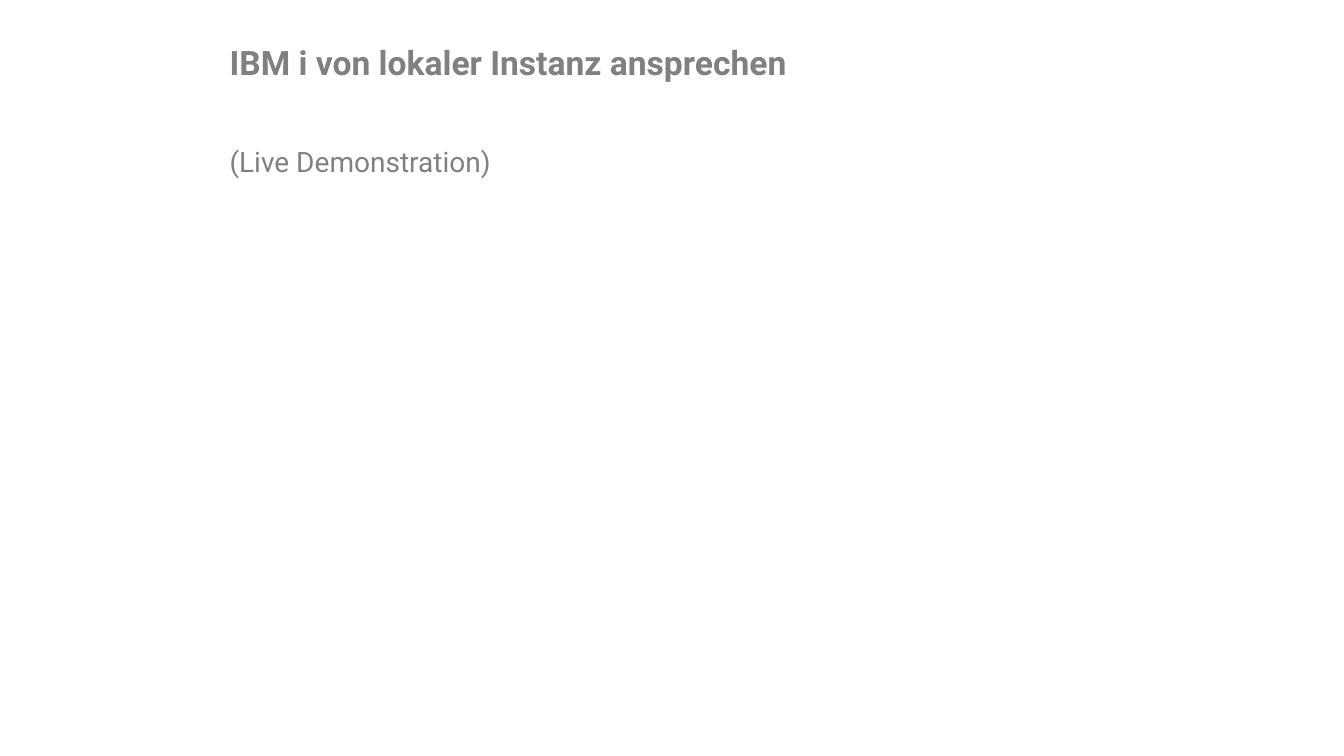
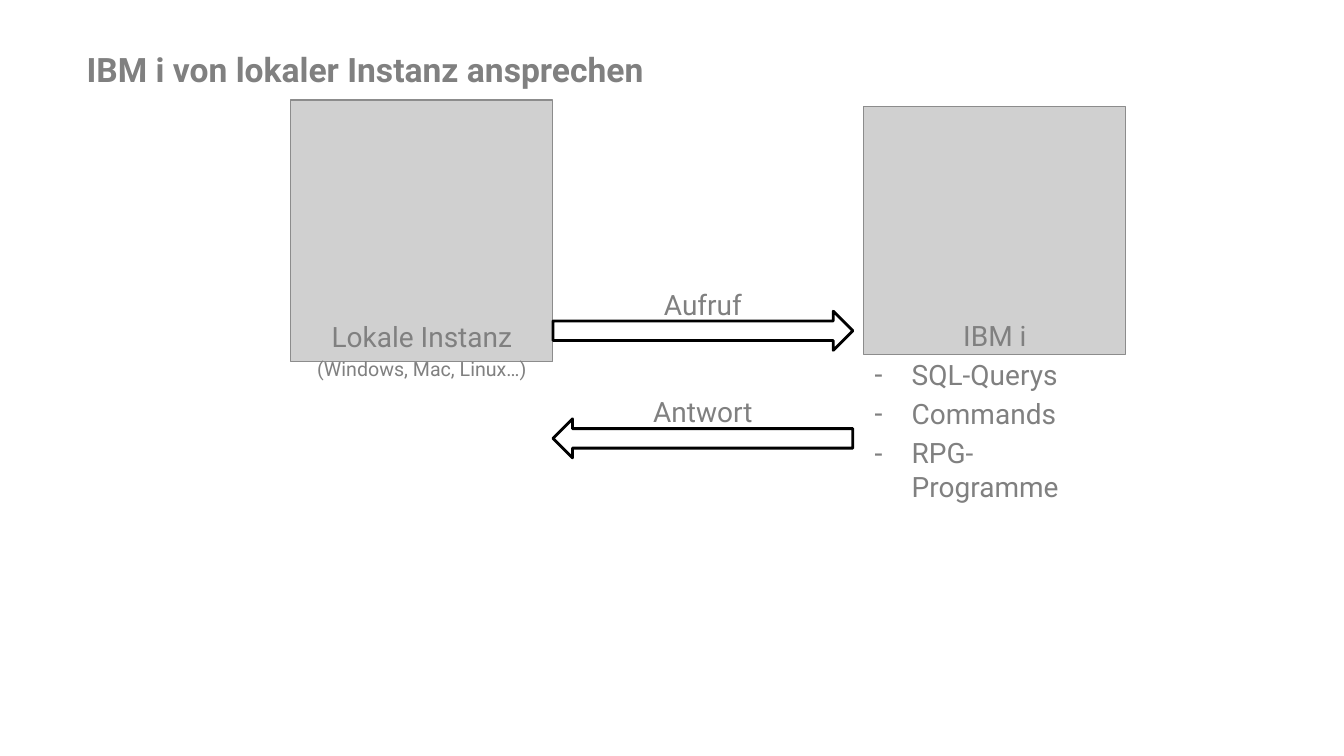
Before and after one commit to TaskForceIT/COMMON-Mai-2020, a slide deck: slide 16 of Hybrid-Cloud-Lösung mit RPG.pptx. Drawn at 1344x756 pixels with LibreOffice and Linux fonts; fonts in the diff are those of the drawing; grey boxes stand for pictures; background and template pictures are left out. Boxes give left, top, right and bottom in pixels: in the first picture for what was removed or moved away, otherwise in the second. Text is boxed around its words. In the diff, an @@ line names an element or a change of style, - is before the commit and + after.

Commit message:
update presentation

```diff
--- a/Hybrid-Cloud-Lösung mit RPG.pptx
+++ b/Hybrid-Cloud-Lösung mit RPG.pptx
@@ title "IBM i von lokaler Instanz ...": place and size @@
-title "IBM i von lokaler Instanz ..." at <box>230,50,786,82</box>
+title "IBM i von lokaler Instanz ..." at <box>87,57,643,89</box>
@@ picture added at <box>291,100,554,362</box> @@
@@ picture added at <box>864,107,1126,355</box> @@
@@ text removed at <box>230,150,490,178</box> @@
-(Live Demonstration)
@@ text added at <box>664,294,742,322</box>, 20 pt, text #808080 @@
+Aufruf
@@ text added at <box>317,326,527,380</box>, 14 pt, text #808080 @@
+Lokale Instanz
+(Windows, Mac, Linux…)
@@ right arrow added at <box>554,312,854,351</box>, fill #FFFFFF, outline #000000 2 pt @@
@@ text added at <box>912,326,1059,503</box>, 20 pt, text #808080 @@
+IBM i
+– SQL-Querys
+– Commands
+– RPG-Programme
@@ right arrow added at <box>554,418,854,458</box>, fill #FFFFFF, outline #000000 2 pt @@
@@ text added at <box>653,402,752,429</box>, 20 pt, text #808080 @@
+Antwort
```
Also in this commit, not shown: 1 other slide changed, 1 slide added, 1 slide removed.
